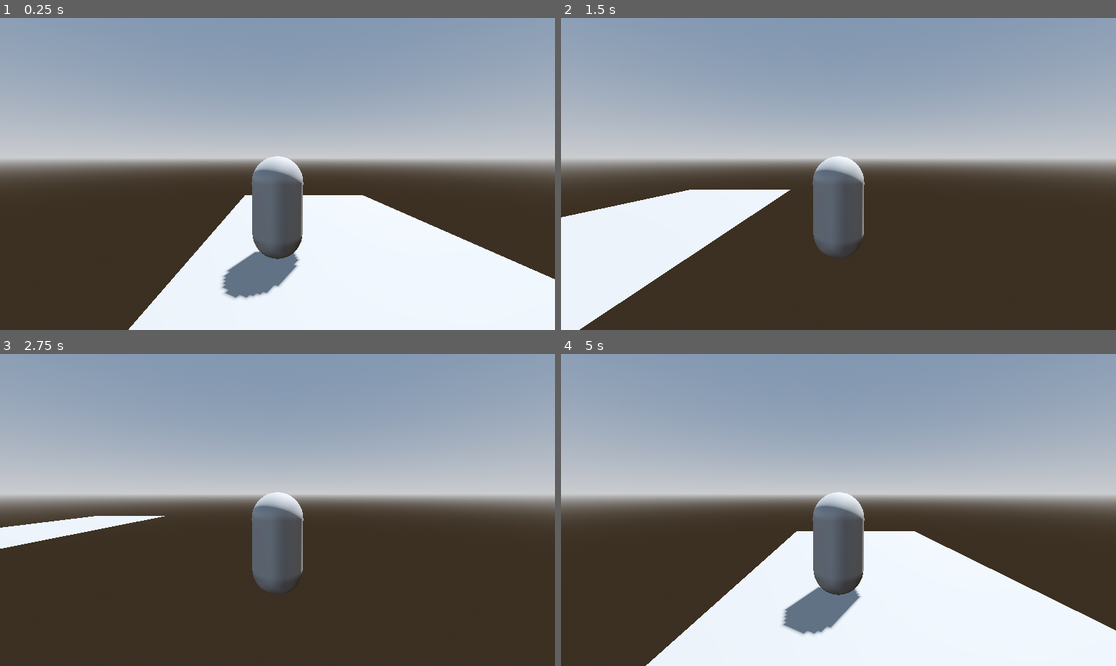
Above: before the commit, frames 1-4 (two rows, left to right).
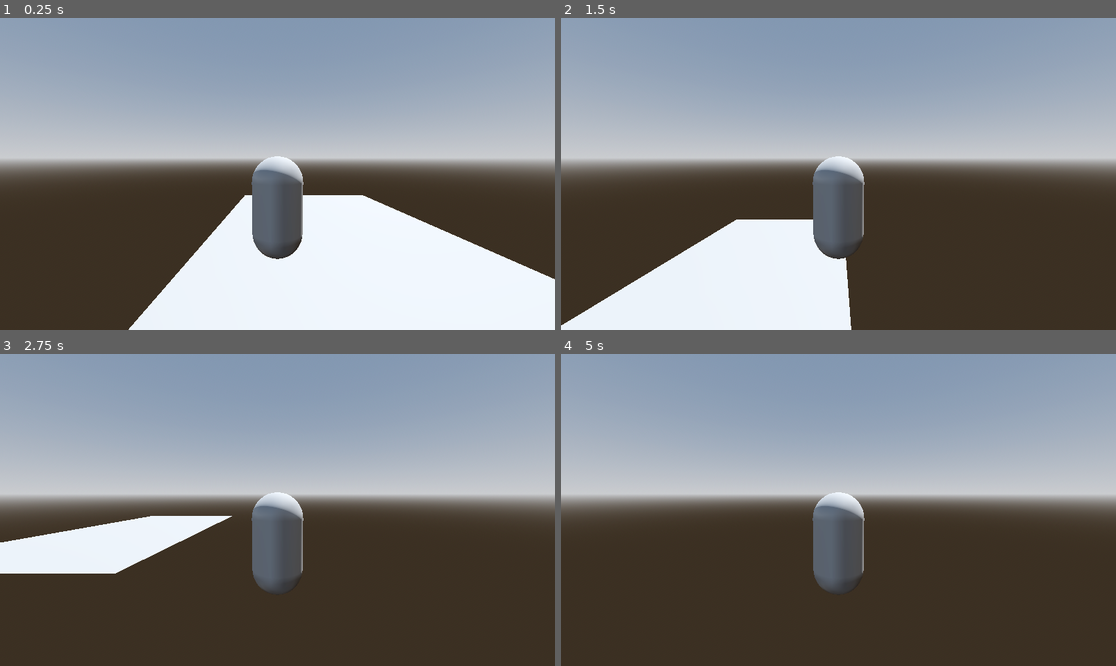
Above: after the commit, the same moments.

Repository: Zackoob/Zombie-Horde-Game
Game: Godot game, scene res://world/world.tscn
Two runs of this game, one before a commit and one after it. Both use one fixed random seed, a clock stepped at 60 frames per second and the inputs below.
Inputs:
- Up to frame 1 (0.25 s): no input
- Up to frame 2 (1.5 s): tap Enter at 0.5 s; hold D (right) 0.53-1.28 s; hold Space (jump, bound only after the commit) 0.53-1.28 s; hold S (backward) from 1.28 s (still down); tap Space (jump, bound only after the commit) at 1.35 s
- Up to frame 3 (2.75 s): tap Space (jump, bound only after the commit) at 1.52, 1.82 s; release S (backward) at 2.03 s; hold D (right) from 2.03 s (still down); hold Space (jump, bound only after the commit) from 2.03 s (still down)
- Up to frame 4 (5 s): release D (right) at 2.78 s; release Space (jump, bound only after the commit) at 2.78 s; hold W (forward) 2.78-3.53 s; tap Space (jump, bound only after the commit) at 2.85, 3.02, 3.32, 3.5, 4.35, 4.52, 4.82 s; hold Space (jump, bound only after the commit) 3.53-4.28 s; hold A (left) from 3.53 s (still down)

The runs differ from the first frame. In frame 1, 1.4% of the frame differs, in the area x 39-55%, y 74-90%; in frame 2, 19%; in frame 3, 5.1%; in frame 4, 23%, in the area x 15-100%, y 56-100%.

Commit message:
Reworked movement code

Diff:
--- a/zombie-game-project-thingy/player/character_body_3d.gd
+++ b/zombie-game-project-thingy/player/character_body_3d.gd
@@ -1,36 +1,36 @@
 extends CharacterBody3D
 
-@export var speed : int = 10;
-@export var fall_acceleration : int = 50
-
-var target_velocity : Vector3 = Vector3.ZERO
+@export var acceleration : float = 40
+@export var gravity : float = 30
+@export var jump_force : float = 10
 
 func _physics_process(delta: float) -> void:
 	var direction : Vector3 = Vector3.ZERO
 
 	if Input.is_action_pressed("forward"):
 		direction.z -= 1.0
-
 	if Input.is_action_pressed("backward"):
 		direction.z += 1.0
-
 	if Input.is_action_pressed("left"):
 		direction.x -= 1.0
-
 	if Input.is_action_pressed("right"):
 		direction.x += 1.0
 
-	#print(direction)
-
 	if direction != Vector3.ZERO:
 		direction = direction.normalized()
-		#$Pivot.basis = Basis.looking_at(direction)
+		#$Pivot.basis = basis.looking_at(direction)
 
-	target_velocity.x = direction.x * speed
-	target_velocity.z = direction.z * speed
+	if is_on_floor():
+		velocity.x = direction.x * acceleration
+		velocity.z = direction.z * acceleration
+	else:
+		velocity.x = (direction.x * acceleration) * 0.25
+		velocity.z = (direction.z * acceleration) * 0.25
 
 	if !is_on_floor():
-		target_velocity.y = direction.y * fall_acceleration
+		velocity.y -= gravity * delta
 
-	velocity = target_velocity
+	if Input.is_action_pressed("jump") && is_on_floor():
+		velocity.y += jump_force
+
 	move_and_slide()
--- a/zombie-game-project-thingy/player/player.tscn
+++ b/zombie-game-project-thingy/player/player.tscn
@@ -1,28 +1,26 @@
 [gd_scene load_steps=4 format=3 uid="uid://ciyxmm6ty5ja7"]
 
-[ext_resource type="Script" uid="uid://cie4n0mlckegd" path="res://player/character_body_3d.gd" id="1_oul6g"]
+[ext_resource type="Script" uid="uid://dsoqh5dfw7p71" path="res://player/character_body_3d.gd" id="1_oul6g"]
 
 [sub_resource type="CapsuleShape3D" id="CapsuleShape3D_kqu6x"]
 
 [sub_resource type="CapsuleMesh" id="CapsuleMesh_oul6g"]
 
-[node name="Node3D" type="Node3D"]
-
-[node name="CharacterBody3D" type="CharacterBody3D" parent="."]
+[node name="Player" type="CharacterBody3D"]
 script = ExtResource("1_oul6g")
 
-[node name="Pivot" type="Node3D" parent="CharacterBody3D"]
-
-[node name="SpringArm3D" type="SpringArm3D" parent="CharacterBody3D/Pivot"]
-transform = Transform3D(1, 0, 0, 0, 1, 0, 0, 0, 1, 0, 1.97065, 2.95535)
-
-[node name="Camera3D" type="Camera3D" parent="CharacterBody3D/Pivot/SpringArm3D"]
-transform = Transform3D(1, 0, 0, 0, 0.996866, 0.0791029, 0, -0.0791029, 0.996866, 0, 0, 0)
-
-[node name="CollisionShape3D" type="CollisionShape3D" parent="CharacterBody3D"]
+[node name="CollisionShape3D" type="CollisionShape3D" parent="."]
 transform = Transform3D(1, 0, 0, 0, 1, 0, 0, 0, 1, 0, 1, 0)
 shape = SubResource("CapsuleShape3D_kqu6x")
 
-[node name="MeshInstance3D" type="MeshInstance3D" parent="CharacterBody3D/CollisionShape3D"]
+[node name="MeshInstance3D" type="MeshInstance3D" parent="CollisionShape3D"]
 mesh = SubResource("CapsuleMesh_oul6g")
 skeleton = NodePath("../../..")
+
+[node name="Pivot" type="Node3D" parent="."]
+
+[node name="SpringArm3D" type="SpringArm3D" parent="Pivot"]
+transform = Transform3D(1, 0, 0, 0, 1, 0, 0, 0, 1, 0, 1.97065, 2.95535)
+
+[node name="Camera3D" type="Camera3D" parent="Pivot/SpringArm3D"]
+transform = Transform3D(1, 0, 0, 0, 0.996866, 0.0791029, 0, -0.0791029, 0.996866, 0, 0, 0)
--- a/zombie-game-project-thingy/project.godot
+++ b/zombie-game-project-thingy/project.godot
@@ -37,3 +37,8 @@
 "events": [Object(InputEventKey,"resource_local_to_scene":false,"resource_name":"","device":-1,"window_id":0,"alt_press …(192 unchanged characters)…
 ]
 }
+jump={
+"deadzone": 0.2,
+"events": [Object(InputEventKey,"resource_local_to_scene":false,"resource_name":"","device":-1,"window_id":0,"alt_pressed":false,"shift_pressed":false,"ctrl_pressed":false,"meta_pressed":false,"pressed":false,"keycode":0,"physical_keycode":32,"key_label":0,"unicode":32,"location":0,"echo":false,"script":null)
+]
+}
--- a/zombie-game-project-thingy/world/world.tscn
+++ b/zombie-game-project-thingy/world/world.tscn
@@ -1,10 +1,10 @@
-[gd_scene load_steps=6 format=3 uid="uid://dtwcxekmoaf4g"]
+[gd_scene load_steps=7 format=3 uid="uid://dtwcxekmoaf4g"]
 
 [ext_resource type="PackedScene" uid="uid://ciyxmm6ty5ja7" path="res://player/player.tscn" id="1_6xmxd"]
 
 [sub_resource type="ProceduralSkyMaterial" id="ProceduralSkyMaterial_6xmxd"]
-sky_horizon_color = Color(0.662243, 0.671743, 0.686743, 1)
-ground_horizon_color = Color(0.662243, 0.671743, 0.686743, 1)
+sky_horizon_color = Color(0.66224277, 0.6717428, 0.6867428, 1)
+ground_horizon_color = Color(0.66224277, 0.6717428, 0.6867428, 1)
 
 [sub_resource type="Sky" id="Sky_tcf2h"]
 sky_material = SubResource("ProceduralSkyMaterial_6xmxd")
@@ -17,21 +17,31 @@
 
 [sub_resource type="PlaneMesh" id="PlaneMesh_tcf2h"]
 
+[sub_resource type="ConcavePolygonShape3D" id="ConcavePolygonShape3D_6xmxd"]
+data = PackedVector3Array(1, 0, 1, -1, 0, 1, 1, 0, -1, -1, 0, 1, -1, 0, -1, 1, 0, -1)
+
 [node name="World" type="Node3D"]
-
-[node name="DirectionalLight3D" type="DirectionalLight3D" parent="."]
-transform = Transform3D(-0.866025, -0.433013, 0.25, 0, 0.5, 0.866025, -0.5, 0.75, -0.433013, 0, 0, 0)
-shadow_enabled = true
 
 [node name="WorldEnvironment" type="WorldEnvironment" parent="."]
 environment = SubResource("Environment_4717r")
 
+[node name="DirectionalLight3D" type="DirectionalLight3D" parent="."]
+transform = Transform3D(-0.8660254, -0.43301278, 0.25, 0, 0.49999997, 0.86602545, -0.50000006, 0.75, -0.43301266, 0, 0, 0)
+shadow_enabled = true
+directional_shadow_max_distance = 1.0
+
 [node name="Node3D" parent="." instance=ExtResource("1_6xmxd")]
 transform = Transform3D(1, 0, 0, 0, 1, 0, 0, 0, 1, -1.40071, 0, 0.866003)
+acceleration = 20.0
 
-[node name="CollisionShape3D" type="CollisionShape3D" parent="."]
-transform = Transform3D(3.11813, 0, 0, 0, 1, 0, 0, 0, 5.8273, 0, 0, 0)
+[node name="StaticBody3D" type="StaticBody3D" parent="."]
+transform = Transform3D(1, 0, 0, 0, 1, 0, 0, 0, 1, 0.001, -0.6517515, 0)
 
-[node name="MeshInstance3D" type="MeshInstance3D" parent="CollisionShape3D"]
+[node name="MeshInstance3D" type="MeshInstance3D" parent="StaticBody3D"]
+transform = Transform3D(3.11813, 0, 0, 0, 1, 0, 0, 0, 5.8273, -0.001, 0.6517515, 0)
 mesh = SubResource("PlaneMesh_tcf2h")
 skeleton = NodePath("../..")
+
+[node name="CollisionShape3D" type="CollisionShape3D" parent="StaticBody3D"]
+transform = Transform3D(3.11813, 0, 0, 0, 1, 0, 0, 0, 5.8273, -0.001, 0.6517515, 0)
+shape = SubResource("ConcavePolygonShape3D_6xmxd")
Not shown, changed: zombie-game-project-thingy/player/character_body_3d.gd.uid
